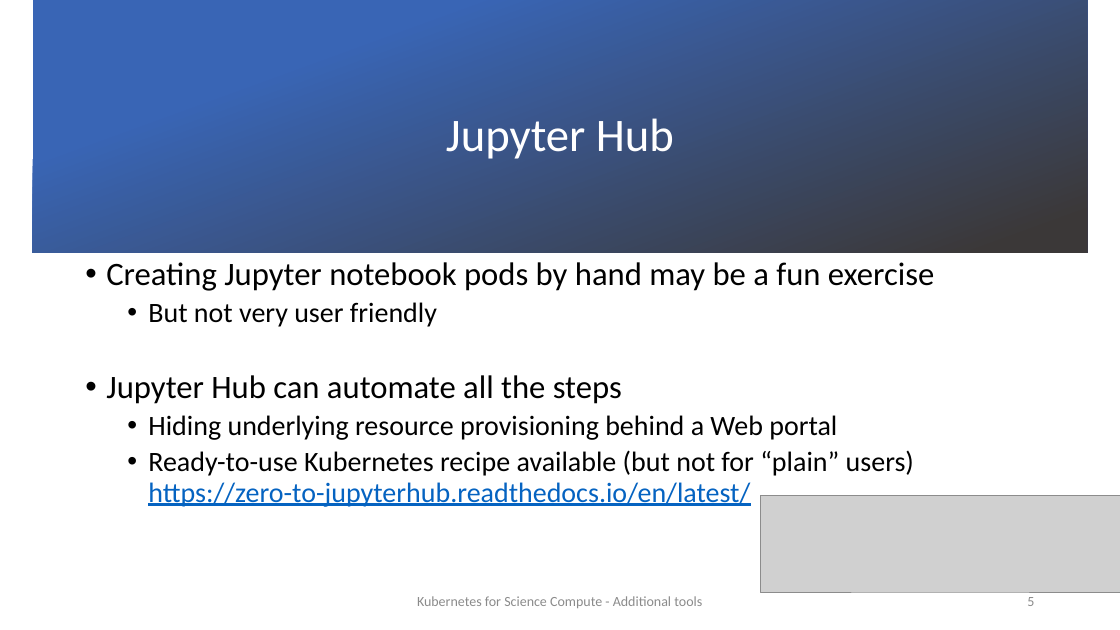
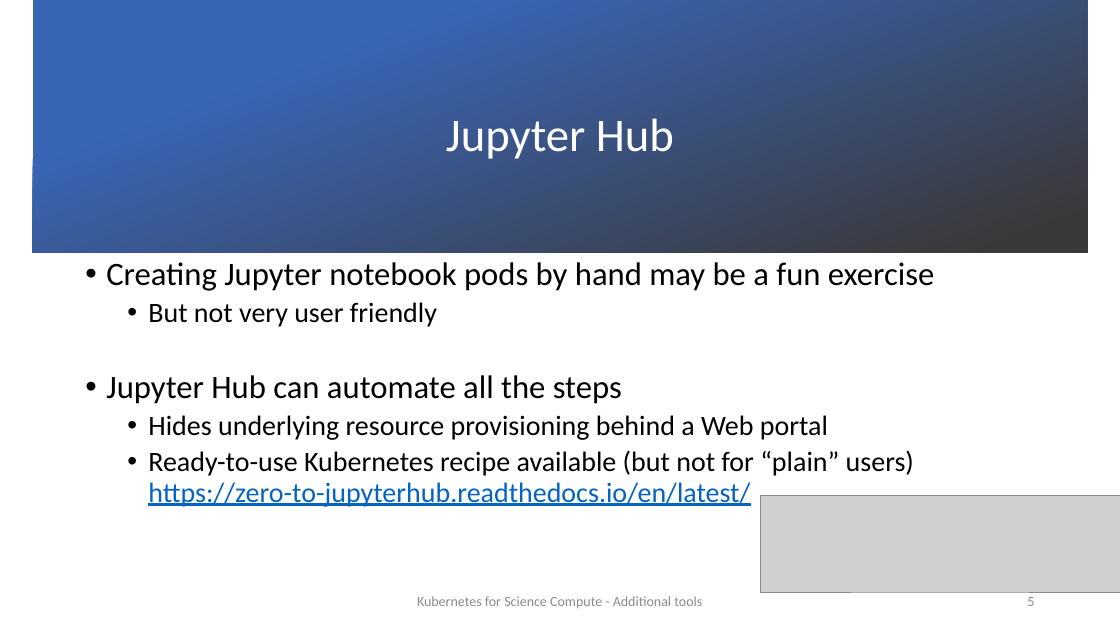
Before and after one commit to sfiligoi/tutorial-k8s-sdsc2022, a slide deck: slide 5 of slides/7_kubernetes_extra.pptx. Drawn at 1120x630 pixels with LibreOffice and Linux fonts; fonts in the diff are those of the drawing; grey boxes stand for pictures; background and template pictures are left out. Boxes give left, top, right and bottom in pixels: in the first picture for what was removed or moved away, otherwise in the second. Text is boxed around its words. In the diff, an @@ line names an element or a change of style, - is before the commit and + after.

```diff
--- a/slides/7_kubernetes_extra.pptx
+++ b/slides/7_kubernetes_extra.pptx
@@ text at (148, 415, 828, 440): text changed @@
-  • Hiding underlying resource provisioning behind a Web portal
+  • Hides underlying resource provisioning behind a Web portal
```
Also in this commit, not shown: 2 other slides changed.
